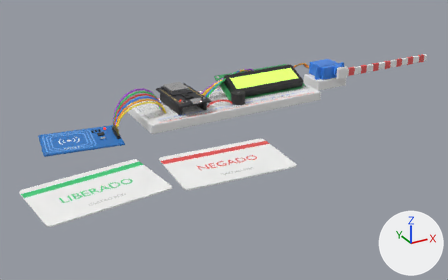
The FBX model Assets/ControleAcessoMR/Modelos/KitVirtual.fbx, before and after one commit.
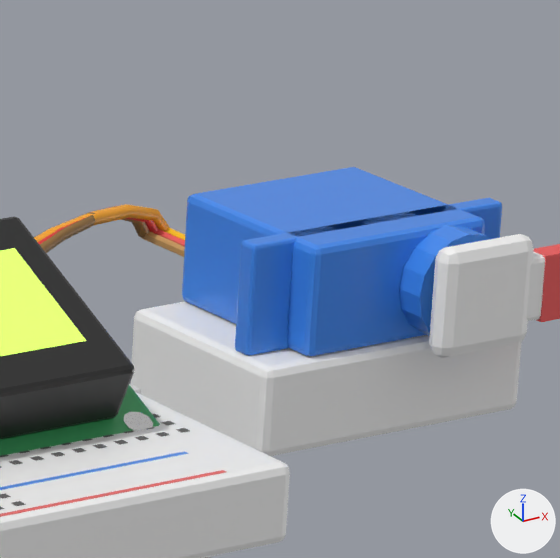
The first picture shows the older version from a 50 mm lens placed at (-0.25, -0.45, 0.193), pointed at (-0.025, -0.04, -0.012). The close-ups show the older and then the newer version on the part from 65% to 78% of the width and 14% to 36% of the height of that picture. Only the edits that show in the close-ups are written down. Lighting does not change. The marker at lower right points along +X, +Y and +Z. Where no turn or scale is listed for an object, it has been applied to the vertices. Vertices at exactly the same position are counted once.

Names of what the first close-up shows: 'Cancela_Malha', 'Fios_Malha', 'LCD_Malha', 'LCD_Tela', 'Protoboard_Malha', 'Servo_Malha'.
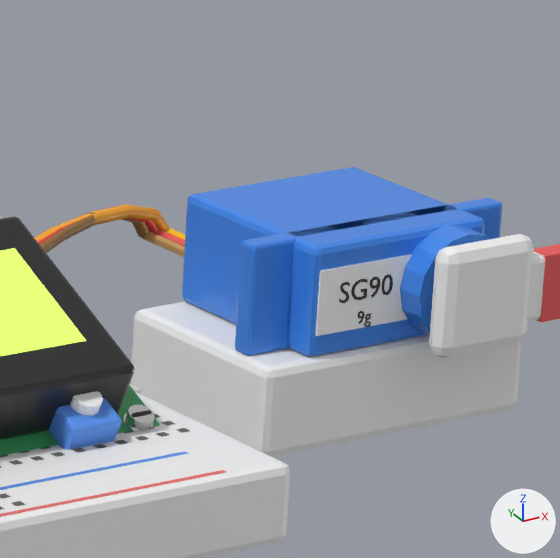
What the commit changed:
Material 'Pot_Azul' (mat_pot_azul) is new.
Its base color is (0.1, 0.3, 0.9) (blue #5995f3).
Its roughness is 0.6.
me_cylinder_051 is used by ob_lcd_malha; location (0.038, 0.004, 0.014).
me_cylinder_051 had 448 vertices, 316 faces and spanned x -0.04..0.04, y -0.0168..0.0161, z -0.0074..0.0116.
me_cylinder_051 now has 902 vertices, 813 faces and spans x -0.04..0.04, y -0.0183..0.0161, z -0.0074..0.0116.
me_cylinder_051 part 1: 112 vertices added at x 0.027..0.0389, y -0.0183..-0.0117, z -0.006..0.0.
Other edits to the shape of me_cylinder_051 do not show in these pictures.
me_cylinder_051 gains material mat_plastico_preto (dark grey #303030).
me_cylinder_051 gains material mat_serigrafia (white #f9f9f9).
me_cylinder_051 gains material mat_pot_azul (blue #5995f3).
me_cube_039 is used by ob_servo_malha; location (0.112, 0.004, 0.0).
me_cube_039 had 260 vertices, 218 faces and spanned x -0.017..0.017, y -0.0153..0.027, z 0.0..0.022.
me_cube_039 now has 710 vertices, 883 faces and spans x -0.017..0.017, y -0.0153..0.027, z 0.0..0.022.
me_cube_039 part 2: a new loose piece, a box spanning x -0.0105..0.0015, y -0.00955..-0.00935, z 0.0125..0.0195, in mat_serigrafia (white #f9f9f9).
me_cube_039 part 3: a new loose piece of 134 vertices spanning x -0.0044..-0.0036, y -0.0096..-0.0095, z 0.0125..0.0139, in mat_plastico_preto (dark grey #303030).
me_cube_039 part 4: a new loose piece of 68 vertices spanning x -0.0041..-0.0027, y -0.0096..-0.0095, z 0.0156..0.0179, in mat_plastico_preto (dark grey #303030).
me_cube_039 part 5: a new loose piece of 68 vertices spanning x -0.0054..-0.0045, y -0.0096..-0.0095, z 0.013..0.0144, in mat_plastico_preto (dark grey #303030).
me_cube_039 part 6: a new loose piece of 64 vertices spanning x -0.0079..-0.0067, y -0.0096..-0.0095, z 0.0156..0.0179, in mat_plastico_preto (dark grey #303030).
me_cube_039 part 7: a new loose piece of 60 vertices spanning x -0.0064..-0.0044, y -0.0096..-0.0095, z 0.0156..0.0179, in mat_plastico_preto (dark grey #303030).
me_cube_039 part 8: a new loose piece of 48 vertices spanning x -0.0025..-0.0011, y -0.0096..-0.0095, z 0.0156..0.0179, in mat_plastico_preto (dark grey #303030).
me_cube_039 gains material mat_serigrafia (white #f9f9f9).
me_cube_039 gains material mat_plastico_preto (dark grey #303030).

Boxes (x1, y1, x2, y2) around the edits, measured in the close-ups (560 x 558 px):
'LCD_Malha', reshaped: before (0, 217, 160, 456); after (0, 215, 160, 456)
part 1 of me_cylinder_051, added: after (48, 391, 155, 450)
part 2 of me_cube_039, added: after (315, 254, 412, 336)
part 3 of me_cube_039, added: after (364, 313, 372, 327)
part 4 of me_cube_039, added: after (370, 277, 380, 298)
part 5 of me_cube_039, added: after (358, 311, 365, 324)
part 6 of me_cube_039, added: after (339, 282, 350, 303)
part 7 of me_cube_039, added: after (351, 279, 367, 300)
part 8 of me_cube_039, added: after (381, 274, 393, 295)
